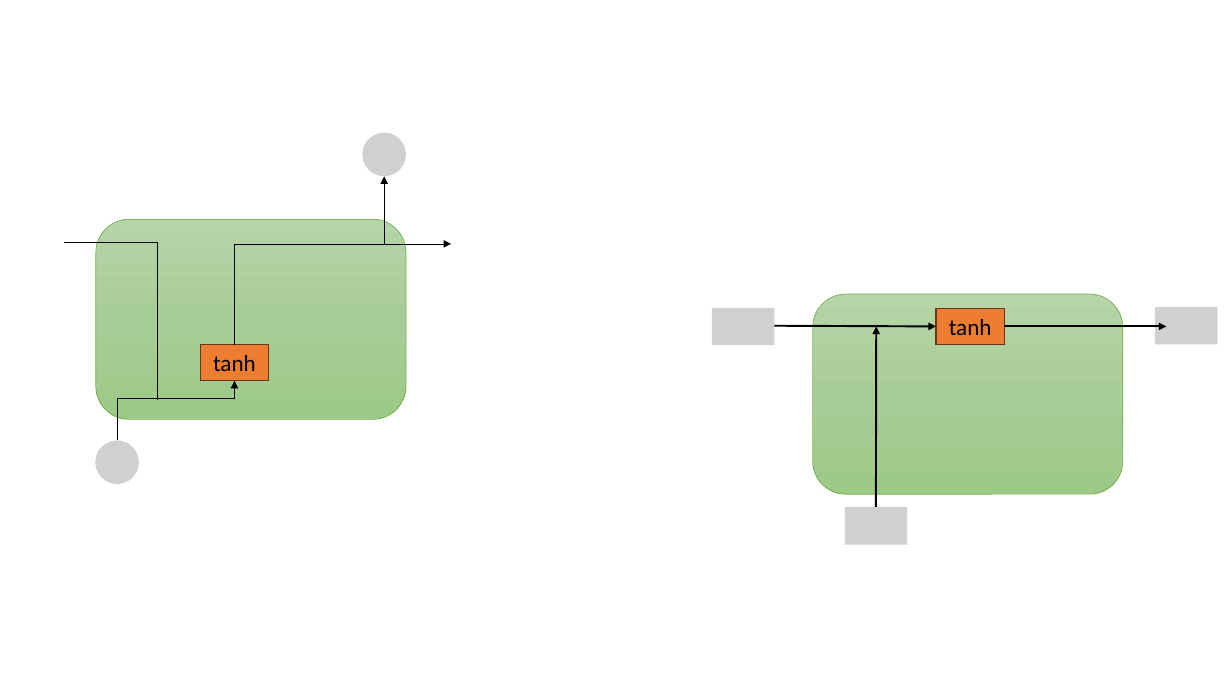
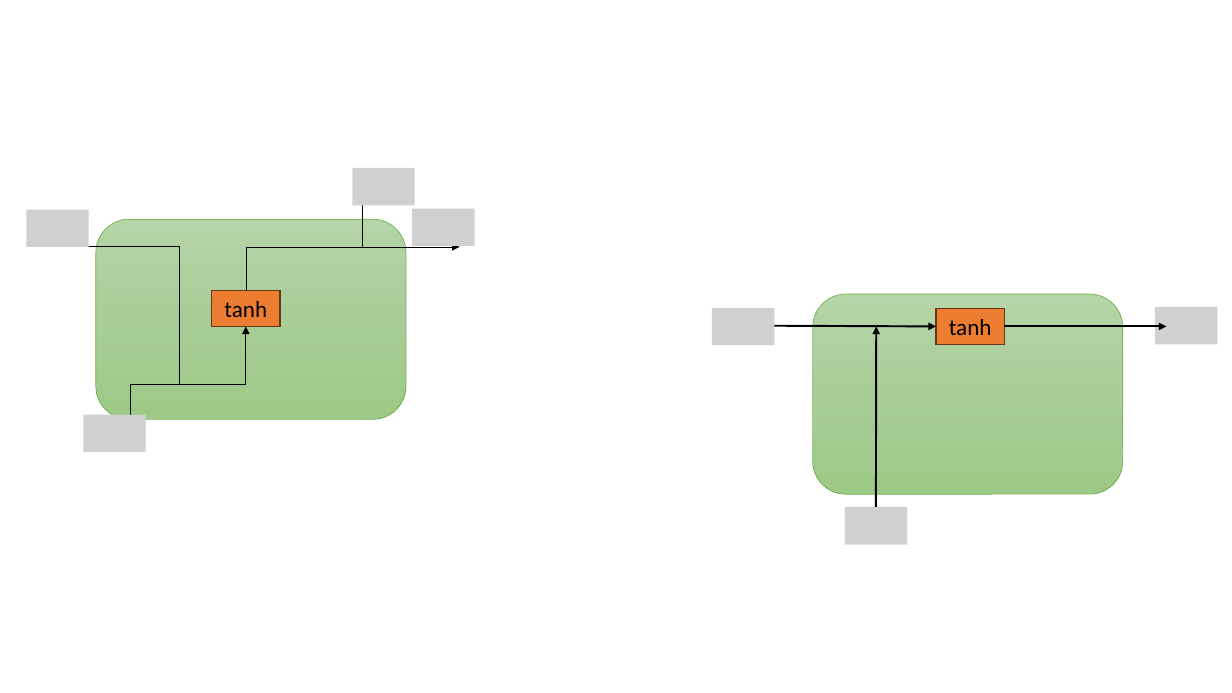
Before and after one commit to zz4fap/c24_inteligencia_artificial, a slide deck: slide 75 of slides/C24_RNN.pptx (slide 72 before the commit). Drawn at 1232x693 pixels with LibreOffice and Linux fonts; fonts in the diff are those of the drawing; grey boxes stand for pictures. Boxes give left, top, right and bottom in pixels: in the first picture for what was removed or moved away, otherwise in the second. Text is boxed around its words. In the diff, an @@ line names an element or a change of style, - is before the commit and + after.

```diff
--- a/slides/C24_RNN.pptx
+++ b/slides/C24_RNN.pptx
@@ picture removed at bbox=[362, 133, 406, 177] @@
@@ arrow moved from (384, 244) - (384, 177) to (362, 247) - (362, 179) @@
@@ elbow line moved from (64, 243) - (157, 400) to (58, 246) - (179, 384) @@
@@ elbow arrow moved from (235, 345) - (451, 244) to (246, 290) - (459, 247) @@
@@ rectangle "tanh": place and size @@
-rectangle "tanh" at bbox=[201, 345, 269, 381]
+rectangle "tanh" at bbox=[212, 290, 280, 326]
@@ elbow arrow moved from (117, 441) - (235, 381) to (130, 442) - (246, 326) @@
@@ group added at bbox=[27, 168, 475, 452]: 4 pictures @@
@@ picture removed at bbox=[95, 441, 139, 484] @@
```
Also in this commit, not shown: 6 other slides changed, 5 slides added, 2 slides removed.
